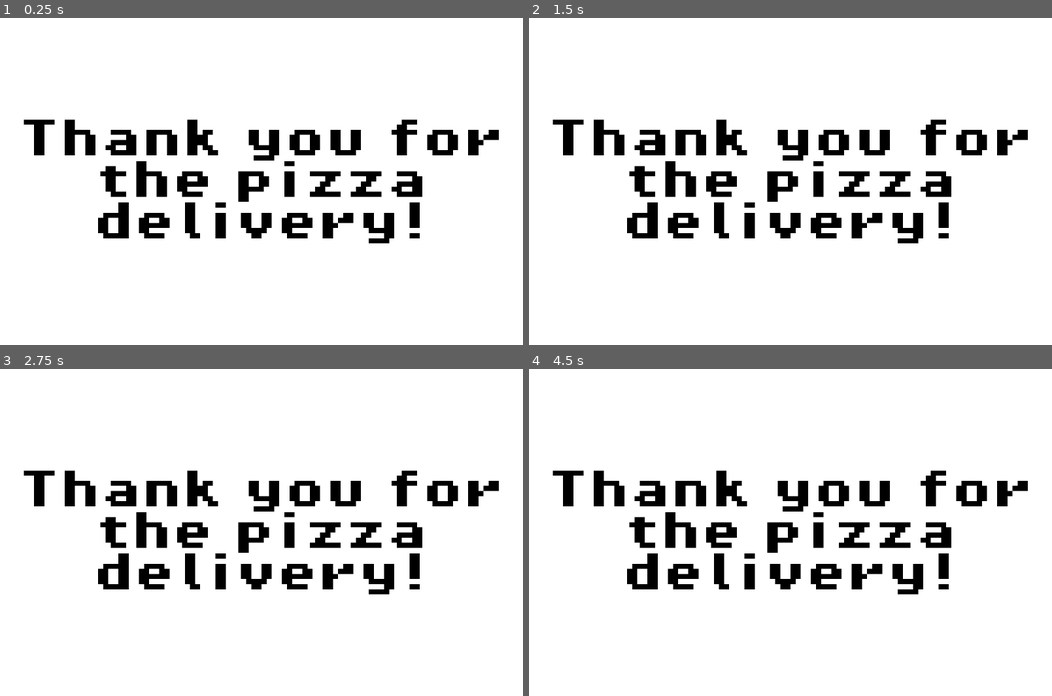
Above: before the commit, frames 1-4 (two rows, left to right).
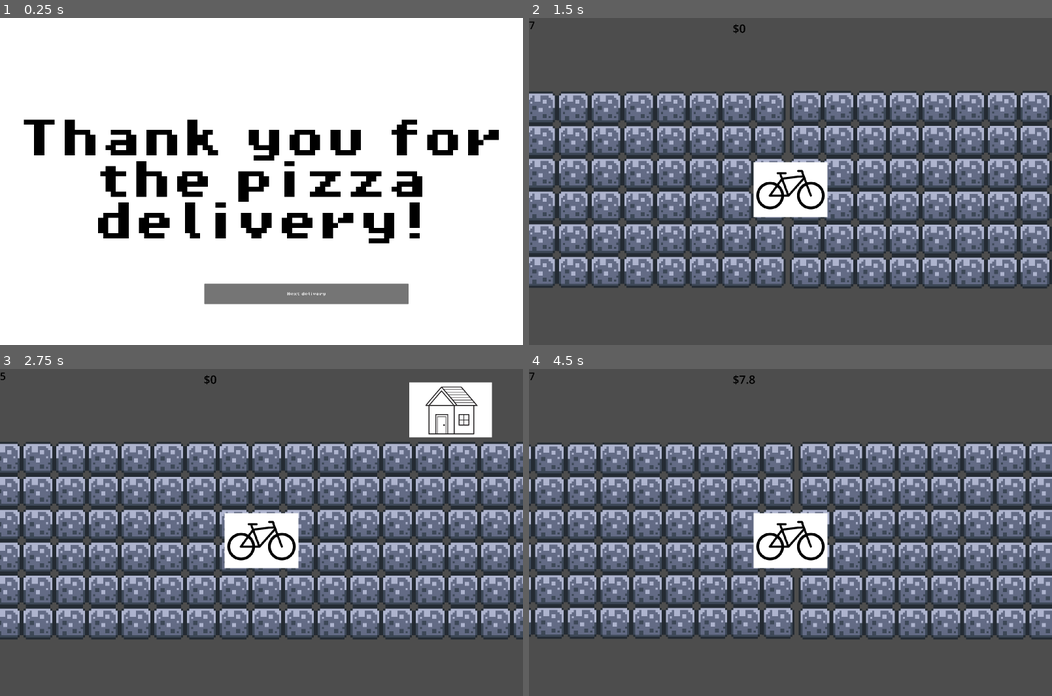
Above: after the commit, the same moments.

Repository: andreaTheCoder/brackeysgamejam
Game: Godot game, scene res://scenes/end_screen.tscn
The game is run twice, just before and just after one commit, with the same random seed, the same clock (stepped at 60 frames per second) and the same inputs. This scene is started directly instead of the project's main scene.
Inputs (mouse positions are in pixels of both pictures, inside the frame that each line leads up to):
- Up to frame 1 (0.25 s): no input
- Up to frame 2 (1.5 s): click (837, 292) at 0.5 s, where only the run after the commit has a clickable "Next delivery"; tap Enter at 1.25 s; hold Right (forward) from 1.28 s (still down); hold Space (button) from 1.28 s (still down)
- Up to frame 3 (2.75 s): release Right (forward) at 2.03 s; release Space (button) at 2.03 s; hold Left (backward) from 2.03 s (still down); tap Shift (deliver) at 2.1 s
- Up to frame 4 (4.5 s): release Left (backward) at 2.78 s; hold Space (button) 2.78-3.53 s; hold Right (forward) 2.78-4.25 s; tap Shift (deliver) at 3.6 s; click (837, 643) at 4.25 s, where only the run after the commit has a clickable "Next delivery"

The runs differ from the first frame. In frame 1, 2.5% of the frame differs, in the area x 39-79%, y 81-88%; in frame 2, 99%, in the area x 0-100%, y 0-100%; in frame 3, 96%; in frame 4, 99%.
Error before the commit: Parse Error: Could not preload resource file "res://scenes/game.tscn". (res://scripts/end_screen.gd:3)

Commit message:
commit random changes???

Diff:
--- a/scenes/game.tscn
+++ b/scenes/game.tscn
@@ -1,7 +1,6 @@
-[gd_scene load_steps=7 format=3 uid="uid://dx4alm7spt1cb"]
+[gd_scene load_steps=6 format=3 uid="uid://dx4alm7spt1cb"]
 
 [ext_resource type="PackedScene" uid="uid://b2nldleqd7l8" path="res://scenes/bike.tscn" id="1_uwrxv"]
-[ext_resource type="PackedScene" uid="uid://c8a2pywu578h" path="res://scenes/spawner.tscn" id="2_iywne"]
 [ext_resource type="Script" uid="uid://ve3kpygen1ju" path="res://scripts/game_manager.gd" id="2_yqjtg"]
 [ext_resource type="PackedScene" uid="uid://od0hx2lbegjy" path="res://scenes/lane.tscn" id="3_lnu2h"]
 [ext_resource type="PackedScene" uid="uid://8nvv8hcnnes5" path="res://scenes/target_house.tscn" id="4_lbhrr"]
@@ -43,23 +42,10 @@
 metadata/_edit_group_ = true
 
 [node name="Bike" parent="." instance=ExtResource("1_uwrxv")]
-unique_name_in_owner = true
 z_index = 3
 position = Vector2(0, 2)
 collision_layer = 2
 collision_mask = 1
-
-[node name="Spawners" type="Node2D" parent="Bike"]
-position = Vector2(384, 2)
-
-[node name="Spawner2" parent="Bike/Spawners" instance=ExtResource("2_iywne")]
-position = Vector2(0, 2)
-
-[node name="Spawner3" parent="Bike/Spawners" instance=ExtResource("2_iywne")]
-position = Vector2(2, 233)
-
-[node name="Spawner" parent="Bike/Spawners" instance=ExtResource("2_iywne")]
-position = Vector2(-4, -205)
 
 [node name="Camera2D" type="Camera2D" parent="Bike"]
 position = Vector2(0, -2)
@@ -106,25 +92,8 @@
 collision_layer = 1
 collision_mask = 2
 
+[node name="Lane2" parent="." instance=ExtResource("3_lnu2h")]
+position = Vector2(-127, 2)
+scale = Vector2(0.5, 0.5)
 
 [connection signal="timeout" from="UI elements/time label/Timer" to="Game Manager" method="_on_timer_timeout"]
-position = Vector2(777, -37)
-
-[node name="Lanes" type="Node" parent="."]
-
-[node name="Lane" parent="Lanes" instance=ExtResource("3_lnu2h")]
-position = Vector2(-716, -148)
-scale = Vector2(0.249, 0.25)
-script = null
-
-[node name="Lane2" parent="Lanes" instance=ExtResource("3_lnu2h")]
-position = Vector2(-721, 65)
-scale = Vector2(0.249, 0.25)
-script = null
-
-[node name="Lane3" parent="Lanes" instance=ExtResource("3_lnu2h")]
-position = Vector2(-725, 276)
-scale = Vector2(0.249, 0.25)
-script = null
-
-[connection signal="body_exited" from="target_house" to="target_house" method="_on_body_exited"]
--- a/scenes/lane.tscn
+++ b/scenes/lane.tscn
@@ -138,7 +138,6 @@
 
 [sub_resource type="RectangleShape2D" id="RectangleShape2D_t6mhj"]
 size = Vector2(20, 125.5)
-[ext_resource type="Script" uid="uid://dwqnb7taho446" path="res://scripts/lane.gd" id="1_6c0se"]
 
 [node name="Lane" type="Node2D"]
 
@@ -149,16 +148,6 @@
 [node name="Chunks" type="Area2D" parent="."]
 collision_mask = 2
 script = ExtResource("2_8qan7")
-[node name="ColorRect" type="ColorRect" parent="."]
-z_index = -2
-offset_left = -1032.0
-offset_top = -604.0
-offset_right = 15635.0
-offset_bottom = 170.0
-color = Color(0.835294, 0.843137, 0.843137, 1)
-
-[node name="Spawner" type="Marker2D" parent="."]
-position = Vector2(-2035, -135)
 
 [node name="CollisionShape2D" type="CollisionShape2D" parent="Chunks"]
 position = Vector2(15, -3)
